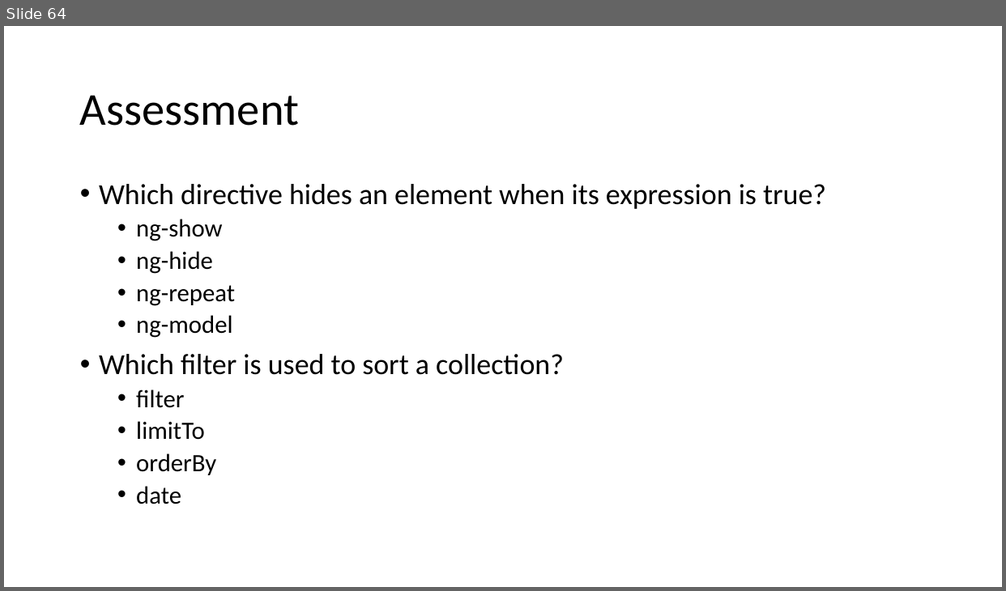
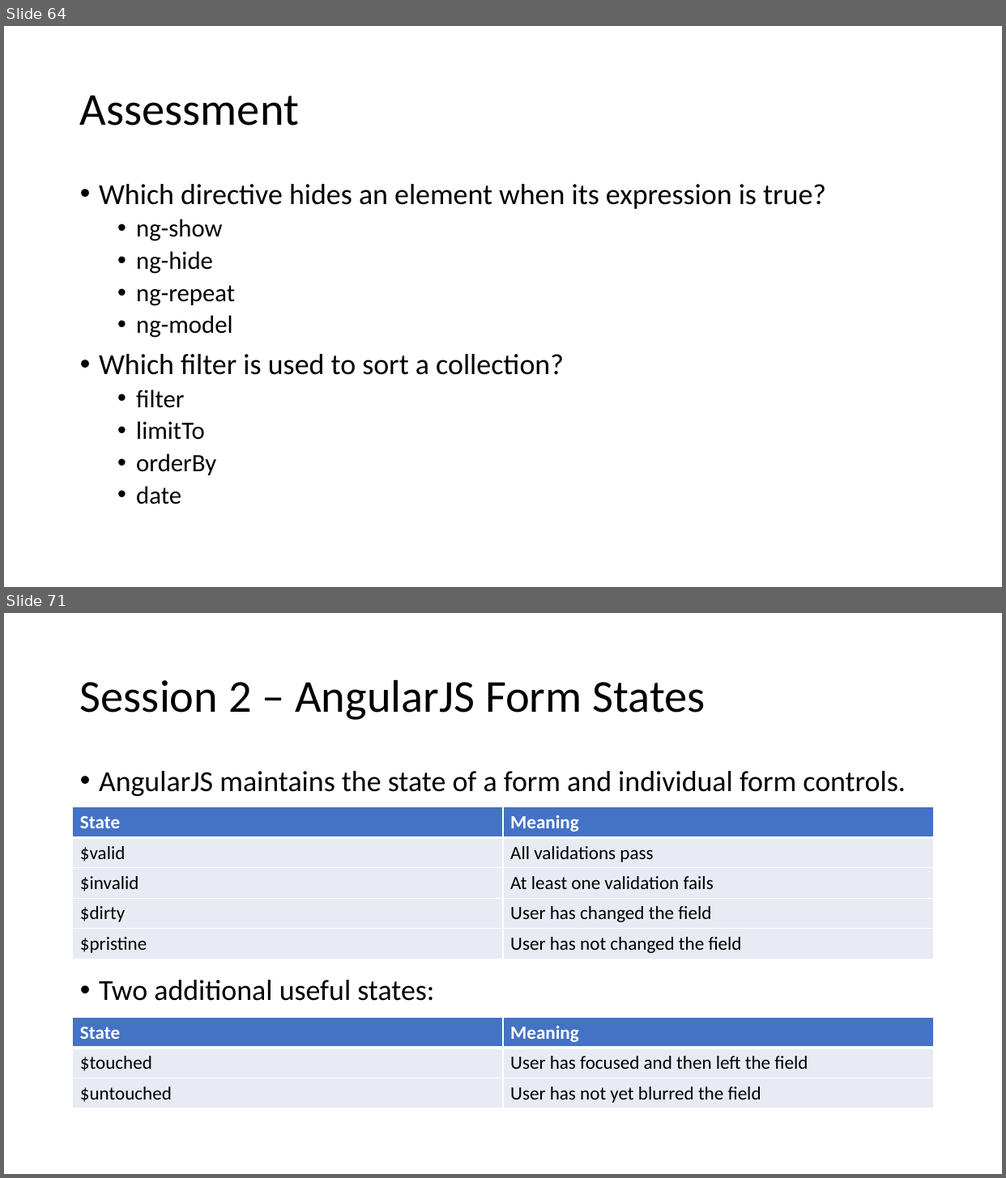
Before and after one commit to vivek-gohil/MIT, a slide deck: Angular JS.pptx. Shown one above the other, each under a label of ours: slide 64 before the commit, slides 64 and 71 after it; the slides between them are not shown. The pictures are 1006x591 and 1006x1178 pixels, drawn with LibreOffice and Linux fonts; fonts in the diff are those of the drawing. Boxes give left, top, right and bottom in pixels: in the first picture for what was removed or moved away, otherwise in the second. Text is boxed around its words. In the diff, an @@ line names an element or a change of style, - is before the commit and + after.

```diff
--- a/Angular JS.pptx
+++ b/Angular JS.pptx
@@ slide 71 added at box(4, 613, 1002, 1174), background #FFFFFF @@
@@ title added at box(80, 679, 705, 720), 44 pt, text #000000 @@
+Session 2 – AngularJS Form States
@@ text added at box(99, 771, 905, 1001), 28 pt, text #000000 @@
+• AngularJS maintains the state of a form and individual form controls.
+• Two additional useful states:
@@ table added at box(73, 807, 934, 957), 5 rows, 2 columns @@
+State | Meaning
+$valid | All validations pass
+$invalid | At least one validation fails
+$dirty | User has changed the field
+$pristine | User has not changed the field
@@ table added at box(73, 1017, 934, 1107), 3 rows, 2 columns @@
+State | Meaning
+$touched | User has focused and then left the field
+$untouched | User has not yet blurred the field
```
Also in this commit, not shown: 2 slides changed, 24 other slides added.
